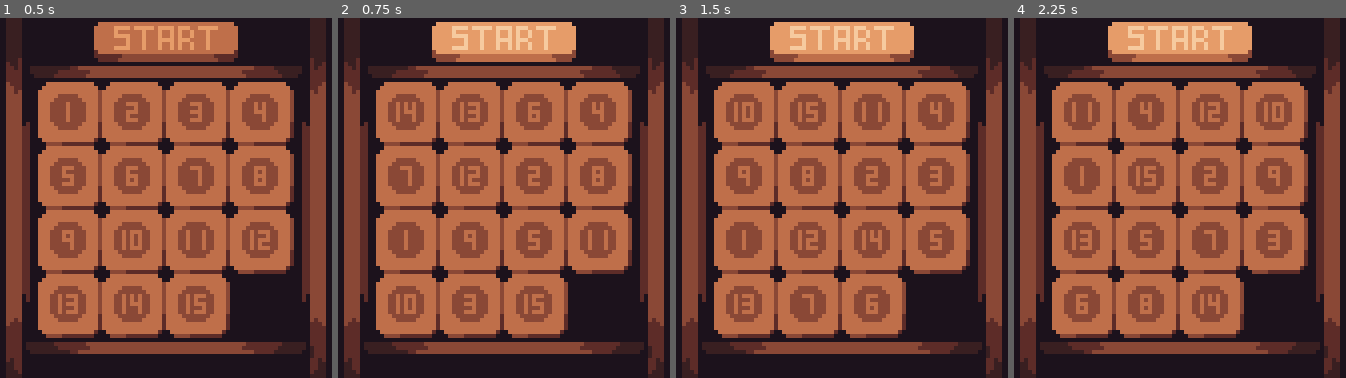
Above: before the commit, frames 1-4 (left to right).
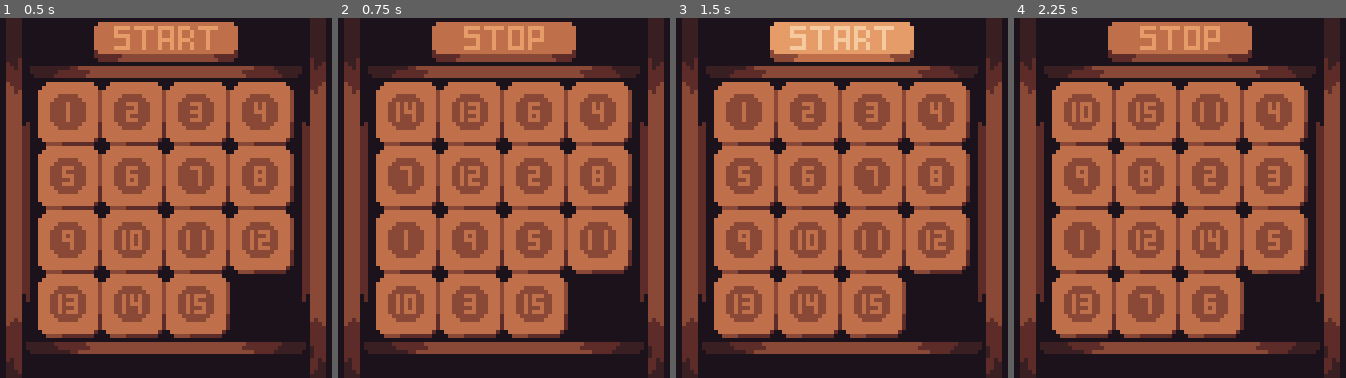
Above: after the commit, the same moments.

Repository: lawric1/Sliding-Puzzle-game
Game: Godot game, scene res://scenes/Game.tscn
The game is run twice, just before and just after one commit, with the same random seed, the same clock (stepped at 60 frames per second) and the same inputs.
Inputs (mouse positions are in pixels of both pictures, inside the frame that each line leads up to):
- Up to frame 1 (0.5 s): no input
- Up to frame 2 (0.75 s): click (504, 43) at 0.5 s
- Up to frame 3 (1.5 s): click (842, 43) at 1.27 s
- Up to frame 4 (2.25 s): click (1180, 43) at 2 s

Frame 1 is identical in both runs. In frame 2, 4.4% of the frame differs, in the area x 28-72%, y 1-13%; in frame 3, 1.7%; in frame 4, 6.7%, in the area x 17-82%, y 1-83%.

Commit message:
Clean Code.  Add Pause button and Hover effect.

Diff:
--- a/scenes/Game.gd
+++ b/scenes/Game.gd
@@ -20,20 +20,32 @@
 
 
 func _ready():
+#	Changes sprite of every piece
 	var pieces = get_tree().get_nodes_in_group("pieces")
 	for index in pieces.size():
 		pieces[index].get_node("sprite").texture = skin[index]
 
 func _process(_delta):
+	checkWin()
+
+
+func checkWin():
 	var piecesPositions = []
 	var expectedPositions = []
+	var pieces = get_tree().get_nodes_in_group("pieces")
 
-	var pieces = get_tree().get_nodes_in_group("pieces")
 	for piece in pieces:
 		piecesPositions.append(piece.position)
 		expectedPositions.append(piece.expectedPos)
-	if piecesPositions == expectedPositions:
+
+	if piecesPositions == expectedPositions and pieces[0].movementEnabled == true:
 		print('win')
+		for piece in pieces:
+			piece.movementEnabled = false
+
+		$HUD/pauseButton.hide()
+		$HUD/startButton.show()
+
 
 func shufflePieces(pieces):
 	var possiblePositions = []
@@ -50,10 +62,19 @@
 func _on_startButton_pressed():
 	var pieces = get_tree().get_nodes_in_group("pieces")
 	for piece in pieces:
-		piece.position = piece.expectedPos
+		piece.movementEnabled = true
+
 	shufflePieces(pieces)
 
-# Hover texture to pieces or shader
-# When start is pressed change texture to stop, shuffle pieces and enable winning condition.
-# Stop resets original state, disable input on pieces and disable winning condition
-# Add Win Screen
+	$HUD/startButton.hide()
+	$HUD/pauseButton.show()
+
+
+func _on_pauseButton_pressed():
+	var pieces = get_tree().get_nodes_in_group("pieces")
+	for piece in pieces:
+		piece.position = piece.expectedPos
+		piece.movementEnabled = false
+
+	$HUD/pauseButton.hide()
+	$HUD/startButton.show()
--- a/scenes/Game.tscn
+++ b/scenes/Game.tscn
@@ -1,11 +1,14 @@
-[gd_scene load_steps=7 format=2]
+[gd_scene load_steps=10 format=2]
 
 [ext_resource path="res://scenes/piece/piece.tscn" type="PackedScene" id=1]
 [ext_resource path="res://scenes/Game.gd" type="Script" id=2]
 [ext_resource path="res://scenes/background.png" type="Texture" id=3]
-[ext_resource path="res://scenes/StartBtn hover.png" type="Texture" id=4]
-[ext_resource path="res://scenes/StartBtn.png" type="Texture" id=5]
-[ext_resource path="res://scenes/StartBtn pressed.png" type="Texture" id=6]
+[ext_resource path="res://scenes/hud/StartBtn hover.png" type="Texture" id=4]
+[ext_resource path="res://scenes/hud/StartBtn.png" type="Texture" id=5]
+[ext_resource path="res://scenes/hud/StartBtn pressed.png" type="Texture" id=6]
+[ext_resource path="res://scenes/hud/StopBtn.png" type="Texture" id=7]
+[ext_resource path="res://scenes/hud/StopBtn hover.png" type="Texture" id=8]
+[ext_resource path="res://scenes/hud/StopBtn pressed.png" type="Texture" id=9]
 
 [node name="Game" type="Node2D"]
 script = ExtResource( 2 )
@@ -93,4 +96,15 @@
 "_edit_use_anchors_": false
 }
 
+[node name="pauseButton" type="TextureButton" parent="HUD"]
+visible = false
+margin_left = 62.0
+margin_top = 1.0
+margin_right = 98.0
+margin_bottom = 11.0
+texture_normal = ExtResource( 7 )
+texture_pressed = ExtResource( 9 )
+texture_hover = ExtResource( 8 )
+
 [connection signal="pressed" from="HUD/startButton" to="." method="_on_startButton_pressed"]
+[connection signal="pressed" from="HUD/pauseButton" to="." method="_on_pauseButton_pressed"]
--- a/scenes/piece/piece.gd
+++ b/scenes/piece/piece.gd
@@ -2,11 +2,11 @@
 
 onready var tween = get_node("Tween")
 
+var movementEnabled = false
+
 export var expectedPos = Vector2(0,0)
 var targetPos
 
-func _ready():
-	self.expectedPos = position
 
 func getOccupiedPositions():
 	var occupiedPositions = []
@@ -27,6 +27,7 @@
 	return true
 
 
+# Checks if there's an empty spot in any of the sides of piece
 func getTargetPos():
 	var pos = self.position
 	var occupiedPositions = getOccupiedPositions()
@@ -48,10 +49,11 @@
 func move(pos):
 	tween.interpolate_property(self, "position",
 			self.position, pos, 0.2,
-			Tween.TRANS_LINEAR, Tween.EASE_IN_OUT)
+			Tween.TRANS_ELASTIC, Tween.EASE_IN_OUT)
 	tween.start()
 
 
+# Helper function for debugging
 func showPositions():
 	var piecesPositions = []
 	var expectedPositions = []
@@ -64,16 +66,21 @@
 	print(piecesPositions)
 	print(expectedPositions)
 
-	if piecesPositions == expectedPositions:
-		print('win')
-
 
 func _input_event(_viewport, event, _shape_idx):
 	if event is InputEventMouseButton \
 	and event.button_index == BUTTON_LEFT \
-	and event.is_pressed():
+	and event.is_pressed() and movementEnabled:
 		targetPos = getTargetPos()
 
 		if targetPos:
 			move(targetPos)
-#			showPositions()
+
+# Hover
+func _on_piece_mouse_entered():
+	if movementEnabled:
+		$sprite.modulate = Color(1.3, 1.2, 1)
+
+func _on_piece_mouse_exited():
+	if movementEnabled:
+		$sprite.modulate = Color(1, 1, 1)
--- a/scenes/piece/piece.tscn
+++ b/scenes/piece/piece.tscn
@@ -16,7 +16,11 @@
 centered = false
 
 [node name="CollisionShape2D" type="CollisionShape2D" parent="."]
+visible = false
 position = Vector2( 7.87451, 7.87451 )
 shape = SubResource( 1 )
 
 [node name="Tween" type="Tween" parent="."]
+
+[connection signal="mouse_entered" from="." to="." method="_on_piece_mouse_entered"]
+[connection signal="mouse_exited" from="." to="." method="_on_piece_mouse_exited"]
Renamed: scenes/StartBtn hover.png -> scenes/hud/StartBtn hover.png
Not shown, changed: scenes/hud/StartBtn hover.png.import
Renamed: scenes/StartBtn pressed.png -> scenes/hud/StartBtn pressed.png
Not shown, added: scenes/hud/StartBtn pressed.png.import
Renamed: scenes/StartBtn.png -> scenes/hud/StartBtn.png
Not shown, changed: scenes/hud/StartBtn.png.import
Binary file added: scenes/hud/StopBtn hover.png
Not shown, changed: scenes/hud/StopBtn hover.png.import
Binary file added: scenes/hud/StopBtn pressed.png
Not shown, added: scenes/hud/StopBtn pressed.png.import
Binary file added: scenes/hud/StopBtn.png
Not shown, added: scenes/hud/StopBtn.png.import
(and 1 more such lines)
